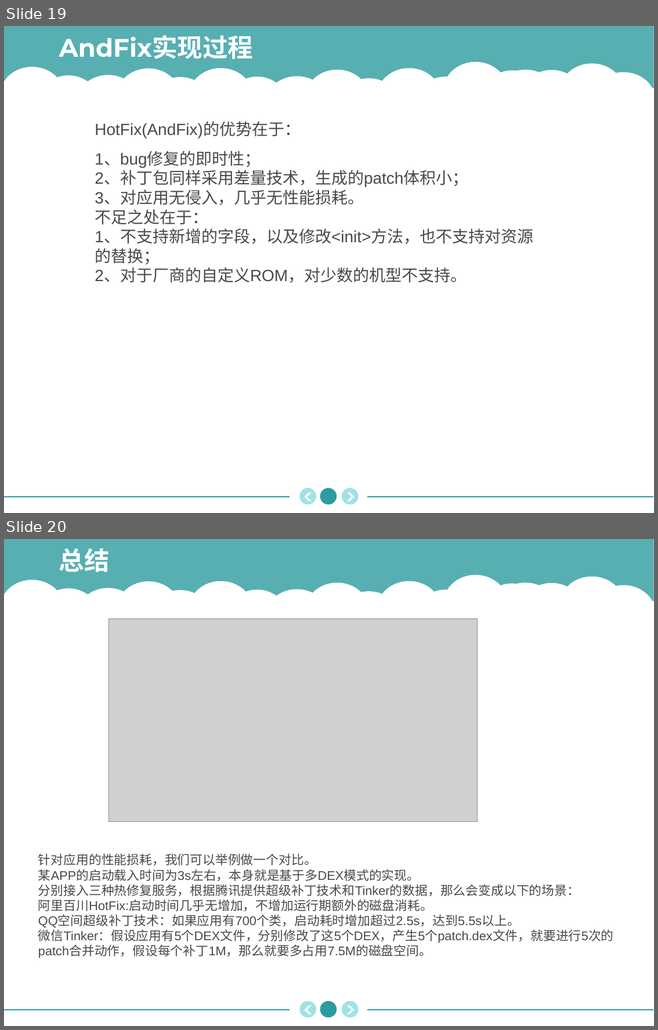
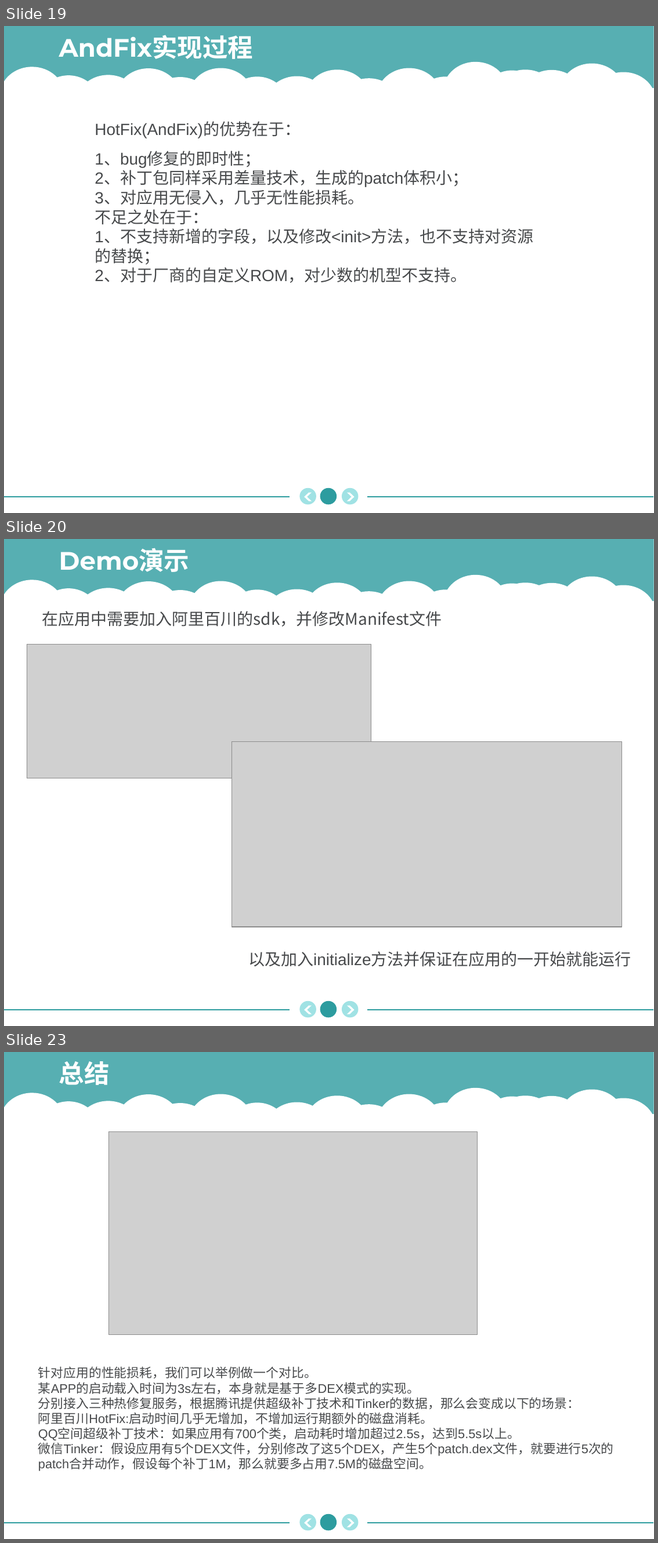
Before and after one commit to blighli/MobTech2016, a slide deck: 21651060刘康/Android热修复技术.pptx. Shown one above the other, each under a label of ours: slides 19 and 20 before the commit, slides 19, 20 and 23 after it; the slides between them are not shown. The pictures are 658x1030 and 658x1543 pixels, drawn with LibreOffice and Linux fonts; fonts in the diff are those of the drawing; grey boxes stand for pictures; background and template pictures are left out. Boxes give left, top, right and bottom in pixels: in the first picture for what was removed or moved away, otherwise in the second. Text is boxed around its words. In the diff, an @@ line names an element or a change of style, - is before the commit and + after.

```diff
--- a/21651060刘康/Android热修复技术.pptx
+++ b/21651060刘康/Android热修复技术.pptx
@@ slide 20 added at [4, 539, 654, 1026], background #FFFFFF; not listed: 29 template elements that a slide beside it also shows @@
@@ text added at [59, 548, 190, 572], 28 pt, text #FFFFFF, bold @@
+Demo演示
@@ text added at [42, 611, 442, 627], 18 pt, text #47494B @@
+在应用中需要加入阿里百川的sdk，并修改Manifest文件
@@ picture added at [27, 644, 371, 778] @@
@@ picture added at [231, 741, 621, 927] @@
@@ text added at [248, 951, 631, 967], 18 pt, text #47494B @@
+以及加入initialize方法并保证在应用的一开始就能运行
@@ what was slide 20 is now slide 23 @@
```
Also in this commit, not shown: 1 slide changed, 2 other slides added, 1 other file.
